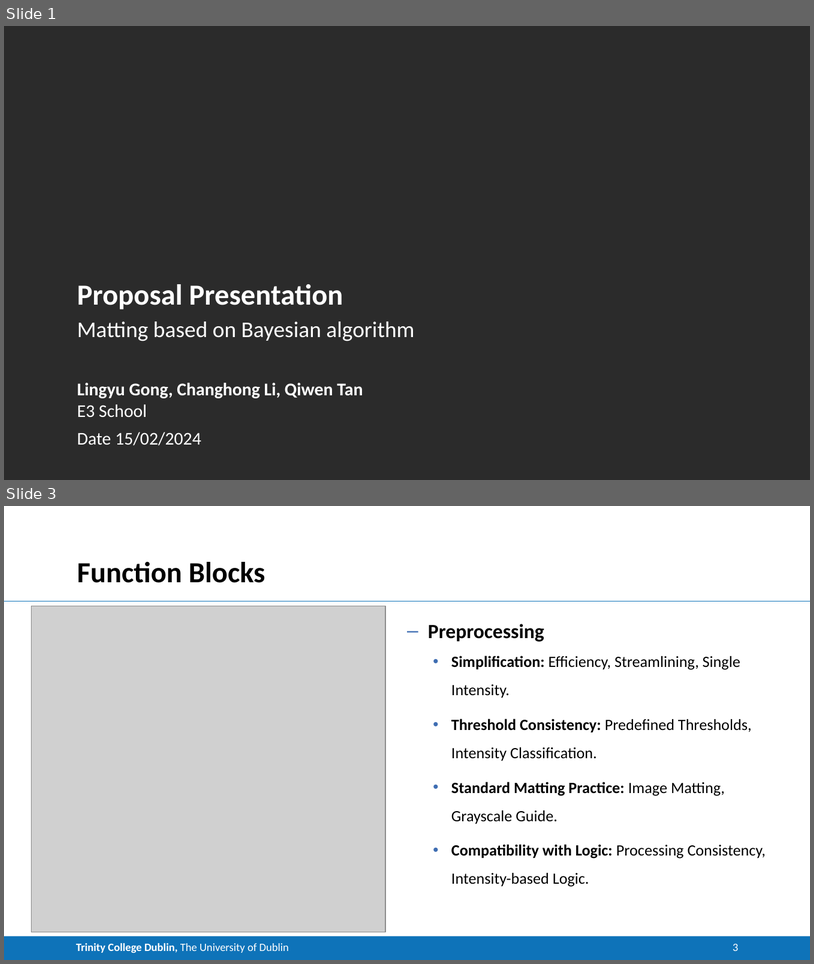
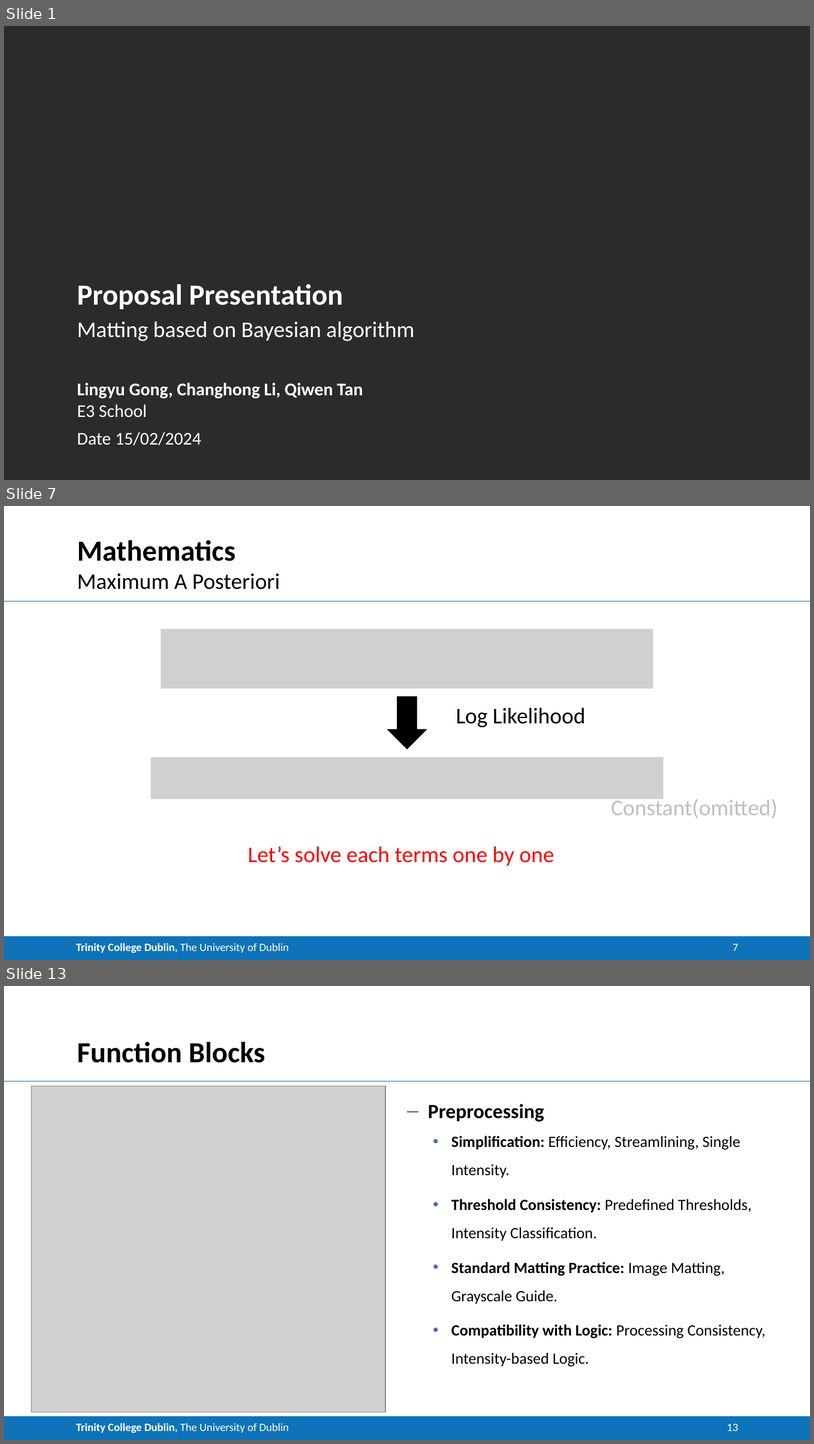
Before and after one commit to CNStanLee/CM_Matting, a slide deck: 002Matlab Project/Project.pptx. Shown one above the other, each under a label of ours: slides 1 and 3 before the commit, slides 1, 7 and 13 after it; the slides between them are not shown. The pictures are 814x964 and 814x1444 pixels, drawn with LibreOffice and Linux fonts; fonts in the diff are those of the drawing; grey boxes stand for pictures; background and template pictures are left out; a plain dark background stands for a picture behind light text. Boxes give left, top, right and bottom in pixels: in the first picture for what was removed or moved away, otherwise in the second. Text is boxed around its words. In the diff, an @@ line names an element or a change of style, - is before the commit and + after.

```diff
--- a/002Matlab Project/Project.pptx
+++ b/002Matlab Project/Project.pptx
@@ slide 7 added at <box>4,506,810,960</box>, background #FFFFFF; not listed: 2 template elements that a slide beside it also shows @@
@@ title added at <box>77,540,236,561</box>, 26 pt, text #000000, bold @@
+Mathematics
@@ text added at <box>77,573,280,589</box>, 20 pt, text #000000 @@
+Maximum A Posteriori
@@ picture added at <box>161,628,654,688</box> @@
@@ down arrow added at <box>387,696,426,749</box>, fill #000000, outline #000000 0.25 pt @@
@@ text added at <box>456,708,585,727</box>, 20 pt, text #000000 @@
+Log Likelihood
@@ picture added at <box>151,757,663,799</box> @@
@@ text added at <box>611,796,778,818</box>, 20 pt, text #BFBFBF @@
+Constant(omitted)
@@ text added at <box>248,846,554,865</box>, 20 pt, text #FF0000 @@
+Let’s solve each terms one by one
@@ page number added at <box>733,943,738,951</box>, 10 pt, text #FFFFFF @@
+7
@@ what was slide 3 is now slide 13 @@
@@ page number at <box>727,1423,738,1431</box>: text changed @@
-3
+13
```
Also in this commit, not shown: 1 slide changed, 9 other slides added, 4 other files.
